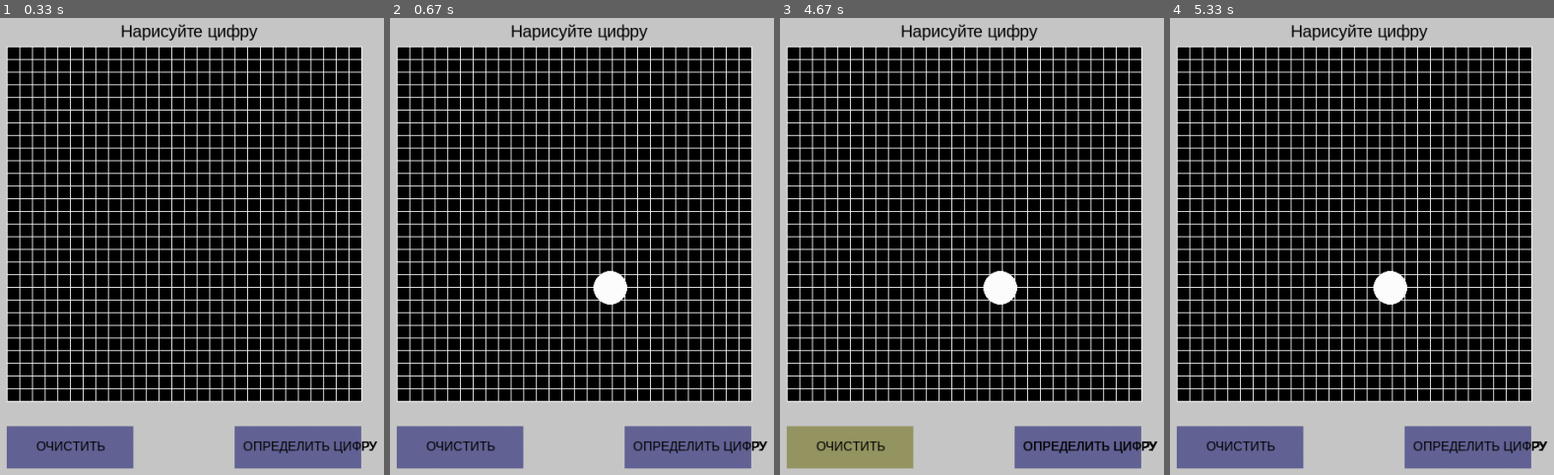
Above: before the commit, frames 1-4 (left to right).
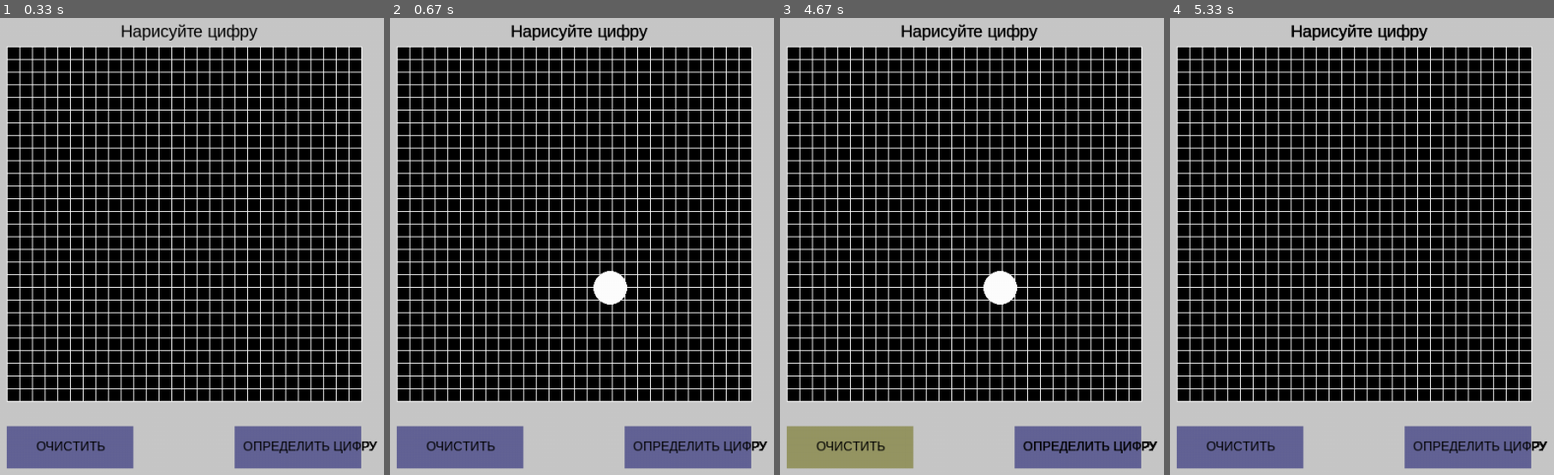
Above: after the commit, the same moments.

Repository: Ubermensch124/MNIST_PyGame
Game: pygame game, started from main.py
Two runs of this game, one before a commit and one after it. Both use one fixed random seed, a clock stepped at 60 frames per second and the inputs below.
Inputs (mouse positions are in pixels of both pictures, inside the frame that each line leads up to):
- Up to frame 1 (0.33 s): no input
- Up to frame 2 (0.67 s): press the mouse at (459, 447) at 0.37 s; move the mouse to (608, 287) at 0.47 s; release the mouse at (762, 127) at 0.6 s
- Up to frame 3 (4.67 s): press the mouse at (1075, 447) at 0.7 s; move the mouse to (outside the picture) at 0.8 s; release the mouse at (outside the picture) at 0.93 s; click (1068, 315) at 1.1 s; click (906, 342) at 1.45 s; click (1021, 383) at 1.85 s; click (922, 191) at 2.32 s; move the mouse to (outside the picture) at 2.63 s; click (outside the picture) at 2.85 s; move the mouse to (983, 351) at 3.2 s; click (983, 351) at 3.45 s
- Up to frame 4 (5.33 s): click "ОЧИСТИТЬ" at 4.73 s; move the mouse to (1500, 232) at 5.15 s

Frame 1 is identical in both runs. In frame 2, 0.2% of the frame differs, in the area x 31-67%, y 1-5%; in frame 3, 0.2%; in frame 4, 0.8%, in the area x 31-68%, y 1-63%.

Commit message:
Добавил функцию очистки

Diff:
--- a/main.py
+++ b/main.py
@@ -1,5 +1,4 @@
 import pygame
-
 
 BUTTON_COLOR_OFF = (100, 100, 150)
 BUTTON_COLOR_ON = (150, 150, 100)
@@ -16,15 +15,19 @@
 text_main = pygame.font.SysFont('arial', 20)
 text_surface = text_main.render('Нарисуйте цифру', True, (0, 0, 0))
 
-surf = pygame.Surface((28*15, 28*15))
-surf.fill((0, 0, 0))
-display.blit(surf, (50, 50))
-display.blit(text_surface, (185, 20))
 
-for i in range(0, 29):
-    pygame.draw.aaline(display, (255, 255, 255), [50 + 15 * i, 50], [50 + 15 * i, 470])
-    pygame.draw.aaline(display, (255, 255, 255), [50, 50 + 15 * i], [470, 50 + 15 * i])
+def new_surf():
+    surf = pygame.Surface((28 * 15, 28 * 15))
+    surf.fill((0, 0, 0))
+    display.blit(surf, (50, 50))
+    display.blit(text_surface, (185, 20))
 
+    for i in range(0, 29):
+        pygame.draw.aaline(display, (255, 255, 255), [50 + 15 * i, 50], [50 + 15 * i, 470])
+        pygame.draw.aaline(display, (255, 255, 255), [50, 50 + 15 * i], [470, 50 + 15 * i])
+
+
+new_surf()
 pygame.display.update()
 
 
@@ -47,9 +50,11 @@
 
             mouse = pygame.mouse.get_pos()
 
-            if 50 < mouse[0] < 50+150 and 500 < mouse[1] < 500+50:
+            if 50 < mouse[0] < 50 + 150 and 500 < mouse[1] < 500 + 50:
                 button_clear = pygame.draw.rect(display, BUTTON_COLOR_ON, (50, 500, 150, 50))
-            elif 320 < mouse[0] < 320+150 and 500 < mouse[1] < 500+50:
+                if event.type == pygame.MOUSEBUTTONDOWN and event.button == 1:
+                    new_surf()
+            elif 320 < mouse[0] < 320 + 150 and 500 < mouse[1] < 500 + 50:
                 button_get = pygame.draw.rect(display, BUTTON_COLOR_ON, (320, 500, 150, 50))
             else:
                 button_clear = pygame.draw.rect(display, BUTTON_COLOR_OFF, (50, 500, 150, 50))
@@ -62,7 +67,8 @@
             display.blit(text_button_clear_surface, (85, 515))
             display.blit(text_button_get_surface, (330, 515))
 
-            if event.type == pygame.MOUSEMOTION and event.buttons[0] == 1 and 70 <= mouse[0] <= 450 and 70 <= mouse[1] <= 450:
+            if event.type == pygame.MOUSEMOTION and event.buttons[0] == 1 and 70 <= mouse[0] <= 450 and 70 <= mouse[
+                1] <= 450:
                 pygame.draw.circle(display, (255, 255, 255), mouse, 20)
 
             pygame.display.update()
